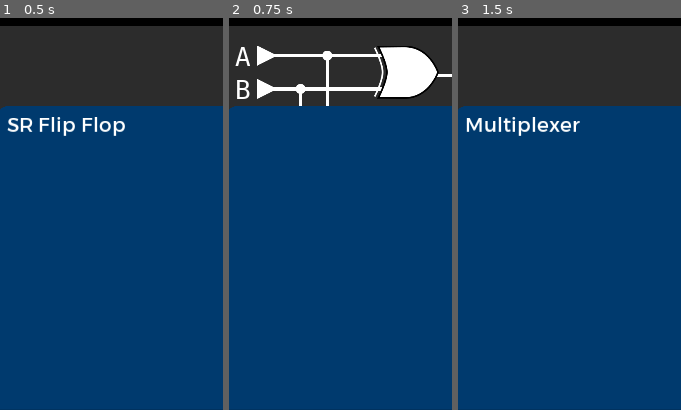
Above: before the commit, frames 1-3 (left to right).
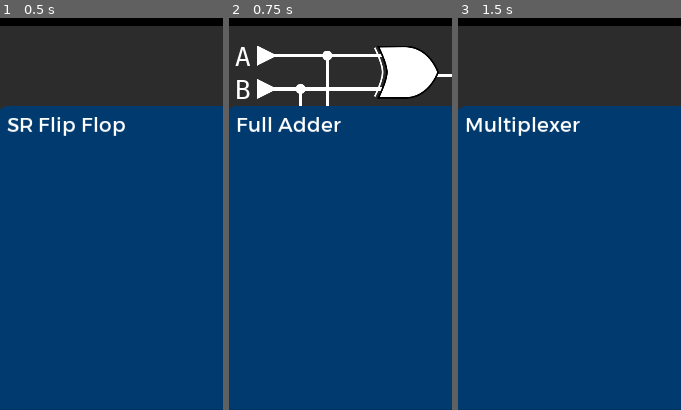
Above: after the commit, the same moments.

Repository: andrew-wilkes/digital-logic
Game: Godot game, scene res://Circuits.tscn
Two runs of this game, one before a commit and one after it. Both use one fixed random seed, a clock stepped at 60 frames per second and the inputs below. This scene is started directly instead of the project's main scene.
Inputs (mouse positions are % of the whole screen's width and height, from its top left):
- Up to frame 1 (0.5 s): no input
- Up to frame 2 (0.75 s): click (85, 80) at 0.5 s
- Up to frame 3 (1.5 s): click (85, 80) at 1.25 s
The pictures show only the part of the screen within x 7-57%, y 17-67%; the shares and areas given below are measured in that part.

Frame 1 is identical in both runs. In frame 2, 0.9% of the frame differs, in the area x 3-51%, y 25-30%; in frame 3, nothing differs.

Commit message:
Use exports for circuit data

Diff:
--- a/game/Circuit.tscn
+++ b/game/Circuit.tscn
@@ -6,6 +6,8 @@
 [ext_resource path="res://assets/symbols.png" type="Texture" id=4]
 [ext_resource path="res://panels/TreeListDialog.tscn" type="PackedScene" id=5]
 [ext_resource path="res://panels/DeleteConfirm.tscn" type="PackedScene" id=6]
+
+
 
 [sub_resource type="RectangleShape2D" id=1]
 extents = Vector2( 389.012, 291.426 )
--- a/game/circuits/Adder.tscn
+++ b/game/circuits/Adder.tscn
@@ -5,7 +5,7 @@
 [ext_resource path="res://parts/grid/GridOutput.tscn" type="PackedScene" id=3]
 [ext_resource path="res://parts/grid/Con.tscn" type="PackedScene" id=4]
 [ext_resource path="res://parts/grid/Wire.tscn" type="PackedScene" id=5]
-[ext_resource path="res://circuits/Adder.gd" type="Script" id=6]
+[ext_resource path="res://circuits/circuit.gd" type="Script" id=6]
 
 [node name="Adder" type="Control"]
 anchor_right = 1.0
@@ -19,6 +19,9 @@
 __meta__ = {
 "_edit_use_anchors_": false
 }
+vin = [ [ 0, 0, 0 ], [ 1, 0, 0 ], [ 0, 1, 0 ], [ 0, 0, 1 ], [ 1, 1, 0 ], [ 1, 0, 1 ], [ 0, 1, 1 ], [ 1, 1, 1 ] ]
+vout = [ [ 0, 0 ], [ 1, 0 ], [ 1, 0 ], [ 0, 1 ], [ 1, 0 ], [ 0, 1 ], [ 0, 1 ], [ 1, 1 ] ]
+info = "Full Adder"
 
 [node name="w1" parent="." instance=ExtResource( 5 )]
 points = PoolVector2Array( 168, 88, 472, 88 )
--- a/game/circuits/Decoder.gd
+++ /dev/null
@@ -1,17 +0,0 @@
-extends Control
-
-var vin = [
-	[0,0],
-	[1,0],
-	[0,1],
-	[1,1]
-]
-
-var vout = [
-	[1,0,0,0],
-	[0,1,0,0],
-	[0,0,1,0],
-	[0,0,0,1]
-]
-
-export(String, MULTILINE) var info = ""
--- a/game/circuits/Decoder.tscn
+++ b/game/circuits/Decoder.tscn
@@ -5,7 +5,7 @@
 [ext_resource path="res://parts/grid/GridOutput.tscn" type="PackedScene" id=3]
 [ext_resource path="res://parts/grid/Con.tscn" type="PackedScene" id=4]
 [ext_resource path="res://parts/grid/Wire.tscn" type="PackedScene" id=5]
-[ext_resource path="res://circuits/Decoder.gd" type="Script" id=6]
+[ext_resource path="res://circuits/circuit.gd" type="Script" id=6]
 
 [node name="Decoder" type="Control"]
 anchor_right = 1.0
@@ -17,9 +17,9 @@
 __meta__ = {
 "_edit_use_anchors_": false
 }
-info = "I'm making a custom node via a plugin and I can't figure out how to materialize a multi-line text input on the property inspector for the node. ... (String, MULTILINE) var text Edit: Also, since Godot 3.1.
-
-in GDScript at least, you no longer need to use a plugin to register a Custom Type. ... since Godot 3.1, in GDScript at least, you no longer"
+vin = [ [ 0, 0 ], [ 1, 0 ], [ 0, 1 ], [ 1, 1 ] ]
+vout = [ [ 1, 0, 0, 0 ], [ 0, 1, 0, 0 ], [ 0, 0, 1, 0 ], [ 0, 0, 0, 1 ] ]
+info = "Decoder"
 
 [node name="w1" parent="." instance=ExtResource( 5 )]
 points = PoolVector2Array( 484, 88, 752, 88 )
--- a/game/circuits/Multiplexer.gd
+++ /dev/null
@@ -1,23 +0,0 @@
-extends Control
-
-var vin = [
-	[0,0,0],
-	[1,0,0],
-	[1,0,1],
-	[0,1,1],
-	[0,1,0],
-	[0,0,0],
-	[1,0,0]
-]
-
-var vout = [
-	[0],
-	[1],
-	[0],
-	[1],
-	[0],
-	[0],
-	[1]
-]
-
-export(String, MULTILINE) var info = "Multiplexer"
--- a/game/circuits/Multiplexer.tscn
+++ b/game/circuits/Multiplexer.tscn
@@ -5,7 +5,7 @@
 [ext_resource path="res://parts/grid/GridOutput.tscn" type="PackedScene" id=3]
 [ext_resource path="res://parts/grid/Con.tscn" type="PackedScene" id=4]
 [ext_resource path="res://parts/grid/Wire.tscn" type="PackedScene" id=5]
-[ext_resource path="res://circuits/Multiplexer.gd" type="Script" id=6]
+[ext_resource path="res://circuits/circuit.gd" type="Script" id=6]
 
 [node name="Multiplexer" type="Control"]
 anchor_right = 1.0
@@ -16,6 +16,9 @@
 __meta__ = {
 "_edit_use_anchors_": false
 }
+vin = [ [ 0, 0, 0 ], [ 1, 0, 0 ], [ 1, 0, 1 ], [ 0, 1, 1 ], [ 0, 1, 0 ], [ 0, 0, 0 ], [ 1, 0, 0 ] ]
+vout = [ [ 0 ], [ 1 ], [ 0 ], [ 1 ], [ 0 ], [ 0 ], [ 1 ] ]
+info = "Multiplexer"
 
 [node name="w1" parent="." instance=ExtResource( 5 )]
 points = PoolVector2Array( 168, 88, 472, 88 )
--- a/game/circuits/SR.gd
+++ /dev/null
@@ -1,15 +0,0 @@
-extends Control
-
-var vin = [
-	[0,0],
-	[1,0], # Reset
-	[0,0],
-	[0,1] # Set
-]
-var vout = [
-	[2,2], # Remember last value
-	[0,1],
-	[1,0]
-]
-
-export(String, MULTILINE) var info = "SR Flip Flop"
--- a/game/circuits/SR.tscn
+++ b/game/circuits/SR.tscn
@@ -5,7 +5,7 @@
 [ext_resource path="res://parts/grid/GridOutput.tscn" type="PackedScene" id=3]
 [ext_resource path="res://parts/grid/Con.tscn" type="PackedScene" id=4]
 [ext_resource path="res://parts/grid/Wire.tscn" type="PackedScene" id=5]
-[ext_resource path="res://circuits/SR.gd" type="Script" id=6]
+[ext_resource path="res://circuits/circuit.gd" type="Script" id=6]
 
 [node name="SR" type="Control"]
 anchor_right = 1.0
@@ -17,6 +17,9 @@
 "_edit_lock_": true,
 "_edit_use_anchors_": false
 }
+vin = [ [ 0, 0 ], [ 1, 0 ], [ 0, 0 ], [ 0, 1 ] ]
+vout = [ [ 2, 2 ], [ 0, 1 ], [ 1, 0 ] ]
+info = "SR Flip Flop"
 
 [node name="w1" parent="." instance=ExtResource( 5 )]
 points = PoolVector2Array( 304, 88, 496, 88 )
--- a/game/circuits/Adder.gd
+++ b/game/circuits/circuit.gd
@@ -1,28 +1,9 @@
 extends Control
 
-# Input patterns
 # left to right digits equate with top to bottom pins
 # vout index obtained from LSB left evaluation of the vin value 0,0,1 = 4
-var vin = [
-	[0,0,0],
-	[1,0,0],
-	[0,1,0],
-	[0,0,1],
-	[1,1,0],
-	[1,0,1],
-	[0,1,1],
-	[1,1,1]
-]
+export(Array, Array, int) var vin
 
-var vout = [
-	[0,0],
-	[1,0],
-	[1,0],
-	[0,1],
-	[1,0],
-	[0,1],
-	[0,1],
-	[1,1]
-]
+export(Array, Array, int) var vout
 
 export(String, MULTILINE) var info = ""
